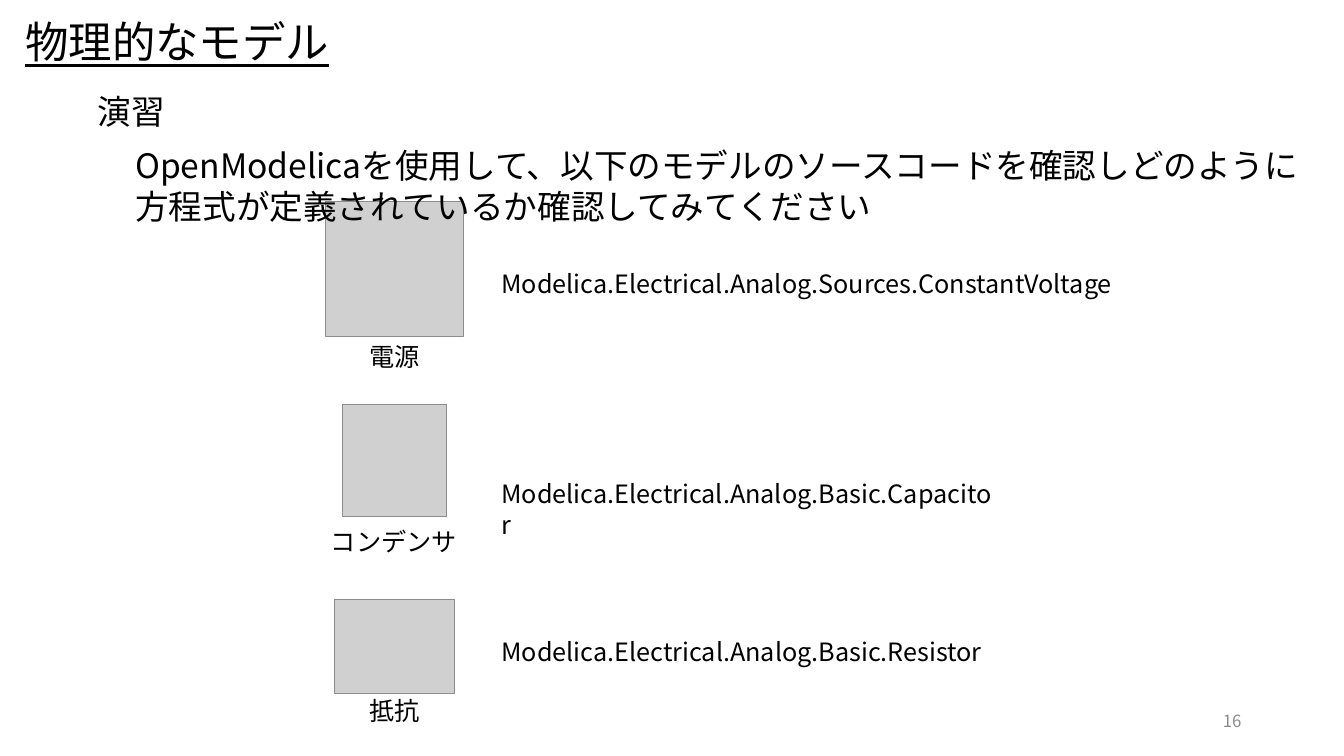
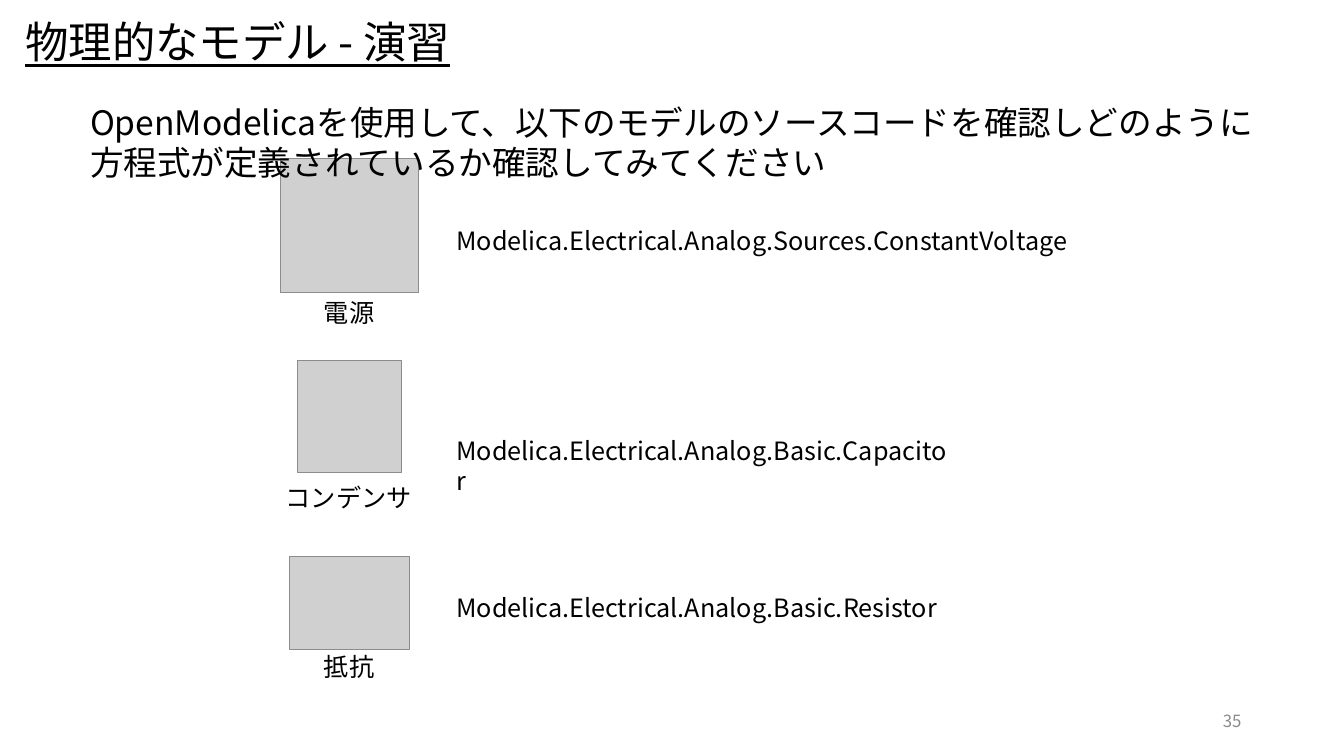
Before and after one commit to UedaShigenori/OpenModelica_Tutorials_Ja, a slide deck: slide 35 of Dev/7_PhysicsDomainModel/OpenModelica_Tutorials_7_PlantModel.pptx (slide 16 before the commit). Drawn at 1344x756 pixels with LibreOffice and Linux fonts; fonts in the diff are those of the drawing; grey boxes stand for pictures. Boxes give left, top, right and bottom in pixels: in the first picture for what was removed or moved away, otherwise in the second. Text is boxed around its words. In the diff, an @@ line names an element or a change of style, - is before the commit and + after.

Commit message:
プラントモデル修正

```diff
--- a/Dev/7_PhysicsDomainModel/OpenModelica_Tutorials_7_PlantModel.pptx
+++ b/Dev/7_PhysicsDomainModel/OpenModelica_Tutorials_7_PlantModel.pptx
@@ text at [25, 21, 450, 67]: text changed @@
-物理的なモデル
+物理的なモデル - 演習
@@ text removed at [98, 95, 165, 127] @@
-演習
@@ 7 texts, 3 pictures: place and size @@
-7 texts, 3 pictures at [135, 149, 1298, 722]
+7 texts, 3 pictures at [90, 106, 1253, 678]
@@ page number at [1223, 714, 1242, 727]: text changed @@
-16
+35
```
Also in this commit, not shown: 11 other slides changed, 2 slides added.
